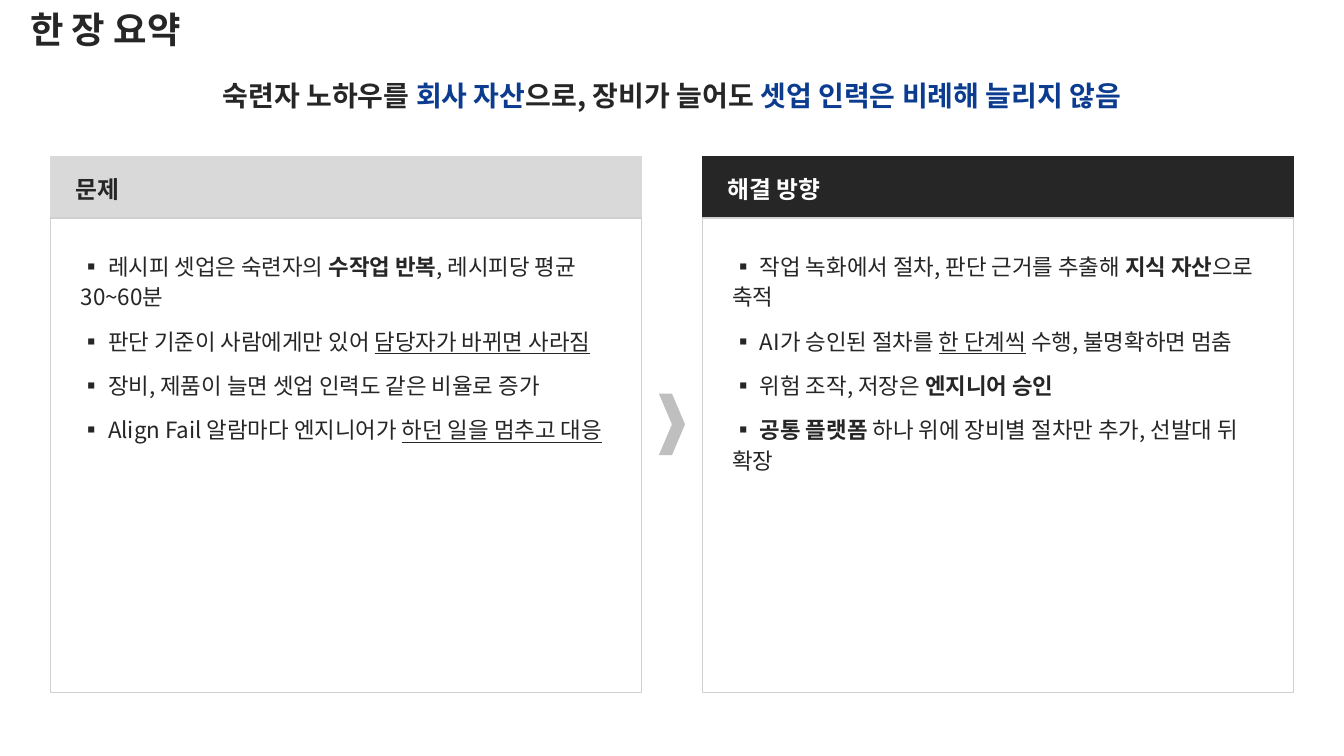
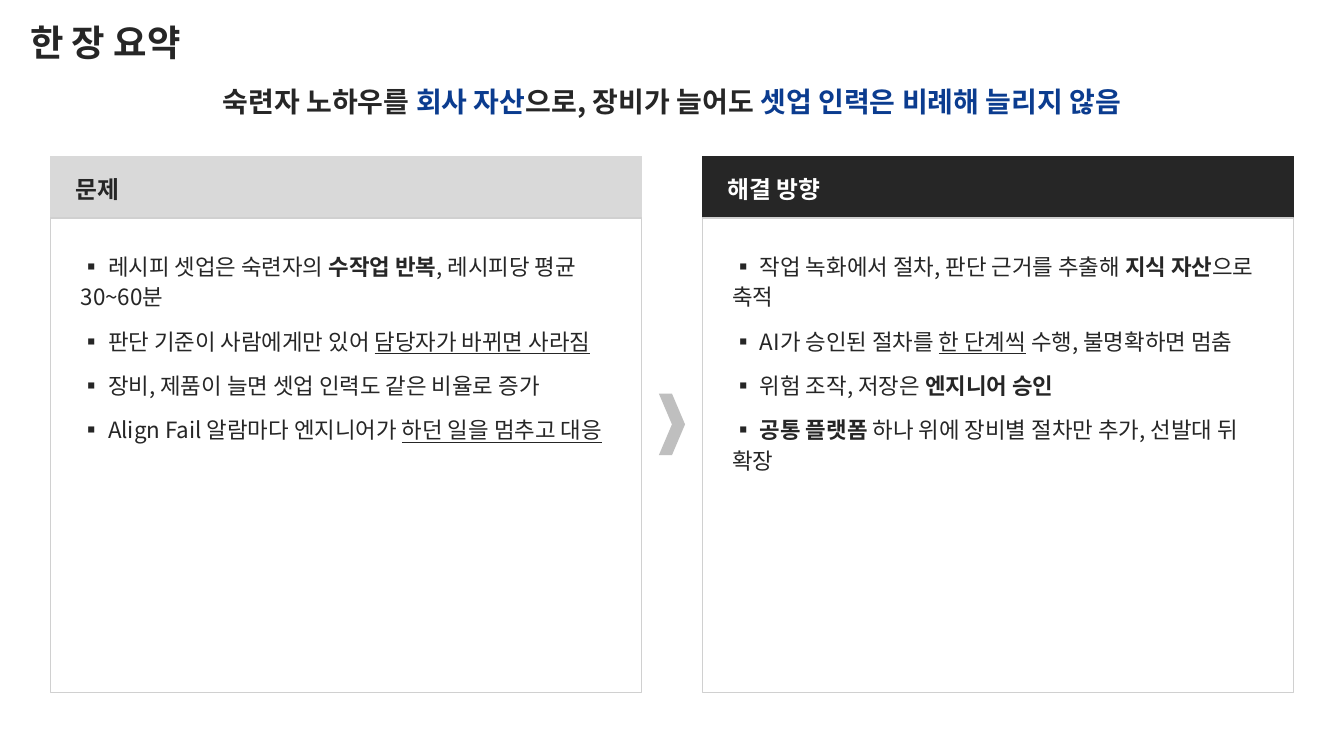
Before and after one commit to DarrenKoi/pm_notes, a slide deck: slide 4 of my-task/arc-tf/deliverables/arc-tf-exec-summary.pptx. Drawn at 1344x756 pixels with LibreOffice and Linux fonts; fonts in the diff are those of the drawing. Boxes give left, top, right and bottom in pixels: in the first picture for what was removed or moved away, otherwise in the second. Text is boxed around its words. In the diff, an @@ line names an element or a change of style, - is before the commit and + after.

```diff
--- a/my-task/arc-tf/deliverables/arc-tf-exec-summary.pptx
+++ b/my-task/arc-tf/deliverables/arc-tf-exec-summary.pptx
@@ text "한 장 요약": place and size @@
-text "한 장 요약" at <box>30,12,181,47</box>
+text "한 장 요약" at <box>30,25,181,60</box>
@@ text "숙련자 노하우를 회사 자산으로, 장비가 ...": place and size @@
-text "숙련자 노하우를 회사 자산으로, 장비가 ..." at <box>223,82,1122,112</box>
+text "숙련자 노하우를 회사 자산으로, 장비가 ..." at <box>223,88,1122,118</box>
```
Also in this commit, not shown: 4 other slides changed, 4 other files.
